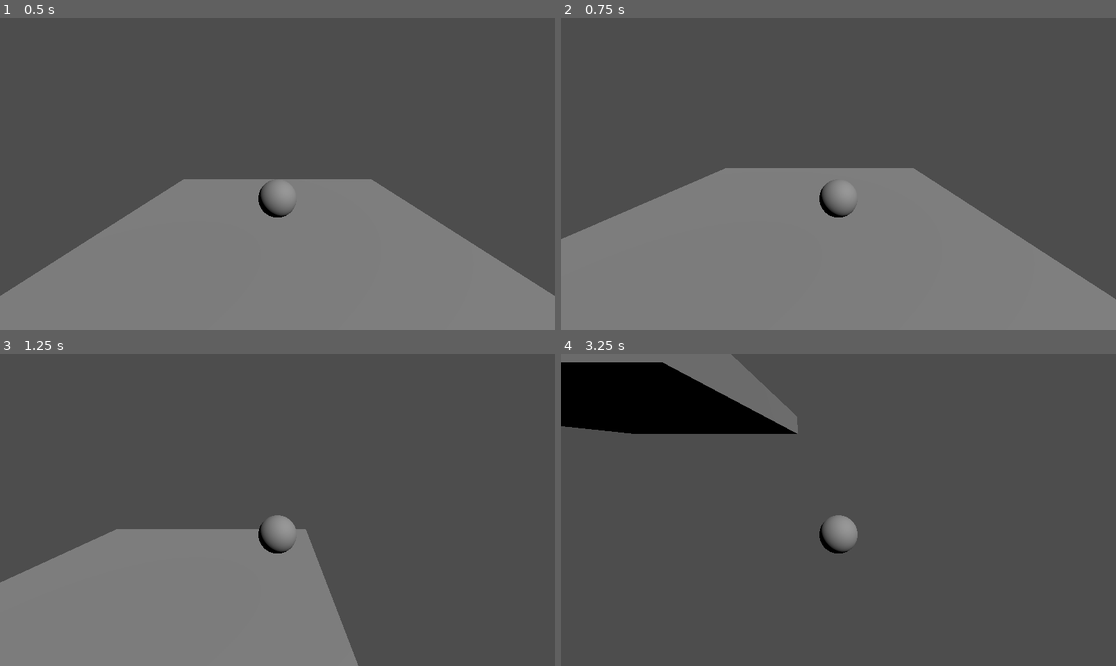
Above: before the commit, frames 1-4 (two rows, left to right).
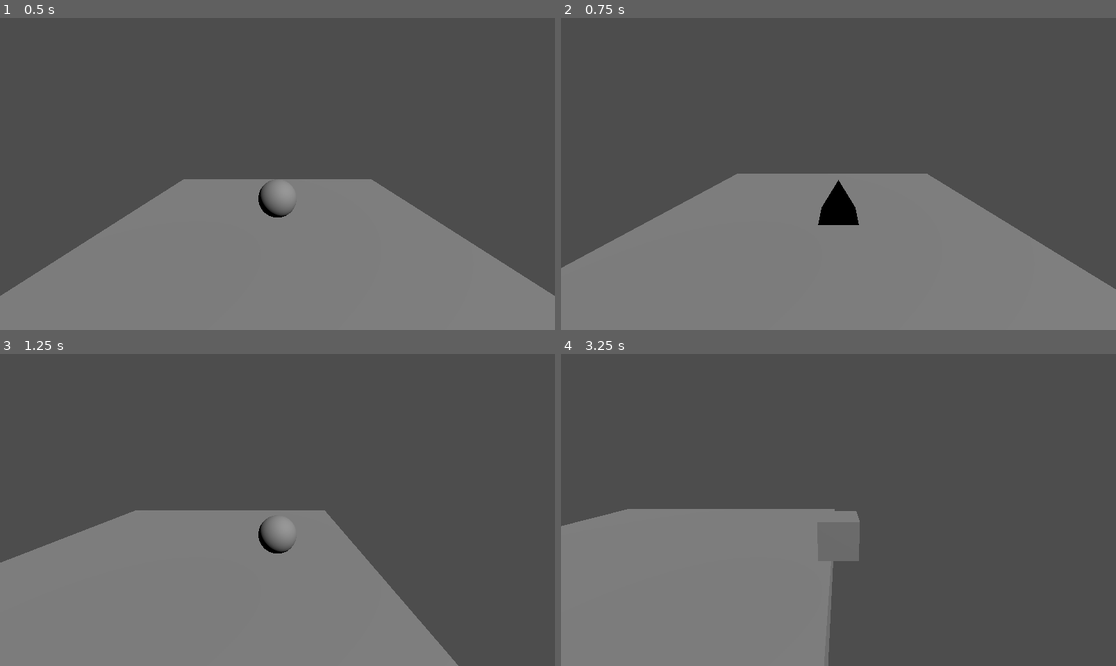
Above: after the commit, the same moments.

Repository: HeOpen/TFG_Geometricks
Game: Godot game, scene res://scenes/01_base.tscn
The game is run twice, just before and just after one commit, with the same random seed, the same clock (stepped at 60 frames per second) and the same inputs.
Inputs:
- Up to frame 1 (0.5 s): no input
- Up to frame 2 (0.75 s): hold D (move_right) from 0.53 s (still down); tap N (forma_anterior, bound only after the commit) at 0.6 s
- Up to frame 3 (1.25 s): keep holding D (move_right); tap Space (jump) at 0.77, 1.07 s; tap M (forma_siguiente, bound only after the commit) at 0.8 s
- Up to frame 4 (3.25 s): release D (move_right) at 1.28 s; hold Down (move_back) 1.28-2.03 s; tap M (forma_siguiente, bound only after the commit) at 1.35, 3.05 s; tap Space (jump) at 1.52, 1.55, 1.82, 2.1, 3.02 s; hold D (move_right) 2.03-2.78 s; tap N (forma_anterior, bound only after the commit) at 2.3 s; hold Up (move_forward) from 2.78 s (still down); tap S (cam_down) at 2.85 s

Frame 1 is identical in both runs. In frame 2, 4.0% of the frame differs, in the area x 0-100%, y 48-91%; in frame 3, 8.5%; in frame 4, 34%, in the area x 0-54%, y 0-100%.

Commit message:
Probando la funcionalidad de cambio de forma
Added: cambio de forma a cuadrado y a piramide con M y N

Updated: limitamos las acciones de cada forma: bola -> moverse; cuadrado -> saltar; piramide -> flotar

Diff:
--- a/project.godot
+++ b/project.godot
@@ -72,6 +72,16 @@
 "events": [Object(InputEventKey,"resource_local_to_scene":false,"resource_name":"","device":-1,"window_id":0,"alt_press …(195 unchanged characters)…
 ]
 }
+forma_siguiente={
+"deadzone": 0.2,
+"events": [Object(InputEventKey,"resource_local_to_scene":false,"resource_name":"","device":-1,"window_id":0,"alt_pressed":false,"shift_pressed":false,"ctrl_pressed":false,"meta_pressed":false,"pressed":false,"keycode":0,"physical_keycode":77,"key_label":0,"unicode":109,"location":0,"echo":false,"script":null)
+]
+}
+forma_anterior={
+"deadzone": 0.2,
+"events": [Object(InputEventKey,"resource_local_to_scene":false,"resource_name":"","device":-1,"window_id":0,"alt_pressed":false,"shift_pressed":false,"ctrl_pressed":false,"meta_pressed":false,"pressed":false,"keycode":0,"physical_keycode":78,"key_label":0,"unicode":110,"location":0,"echo":false,"script":null)
+]
+}
 
 [physics]
 
--- a/scripts/bola.gd
+++ b/scripts/bola.gd
@@ -3,59 +3,155 @@
 const SPEED = 5.0
 const JUMP_VELOCITY = 5.0
 const GRAVITY_STRENGTH = 9.8
+const FLOAT_SPEED = 2.0
 
 @export var cube_half_size: float = 10.0
-# Radio en world-space: SphereShape radio 0.5 * escala padre 0.8
 const SPHERE_RADIUS = 0.4
+
+enum Forma { ESFERA, CUBO, PIRAMIDE }
+var forma_actual: Forma = Forma.ESFERA
 
 @onready var camera = $Camera3D
 @onready var mesh = $MeshInstance3D
+@onready var col_shape = $CollisionShape3D
+
+var mesh_esfera: Mesh
+var mesh_cubo: BoxMesh
+var mesh_piramide: ArrayMesh
+
+var shape_esfera: SphereShape3D
+var shape_cubo: BoxShape3D
+var shape_piramide: ConvexPolygonShape3D
+
+func _ready() -> void:
+	mesh_esfera = mesh.mesh
+	var mat: Material = mesh_esfera.surface_get_material(0)
+
+	mesh_cubo = BoxMesh.new()
+	mesh_cubo.size = Vector3(1.0, 1.0, 1.0)
+	mesh_cubo.material = mat
+
+	mesh_piramide = _crear_mesh_piramide(mat)
+
+	shape_esfera = SphereShape3D.new()
+	shape_esfera.radius = 0.5
+
+	shape_cubo = BoxShape3D.new()
+	shape_cubo.size = Vector3(1.0, 1.0, 1.0)
+
+	shape_piramide = _crear_shape_piramide()
+
+func _crear_mesh_piramide(mat: Material) -> ArrayMesh:
+	var apex = Vector3(0.0,  0.5,  0.0)
+	var bl   = Vector3(-0.5, -0.5,  0.5)
+	var br   = Vector3( 0.5, -0.5,  0.5)
+	var tr   = Vector3( 0.5, -0.5, -0.5)
+	var tl   = Vector3(-0.5, -0.5, -0.5)
+
+	var verts = PackedVector3Array([
+		bl, tr, br,
+		bl, tl, tr,
+		bl, br, apex,
+		br, tr, apex,
+		tr, tl, apex,
+		tl, bl, apex,
+	])
+
+	var normals = PackedVector3Array()
+	normals.resize(verts.size())
+	for i in range(0, verts.size(), 3):
+		var n = (verts[i+1] - verts[i]).cross(verts[i+2] - verts[i]).normalized()
+		normals[i] = n; normals[i+1] = n; normals[i+2] = n
+
+	var arrays = []
+	arrays.resize(Mesh.ARRAY_MAX)
+	arrays[Mesh.ARRAY_VERTEX] = verts
+	arrays[Mesh.ARRAY_NORMAL] = normals
+
+	var arr_mesh = ArrayMesh.new()
+	arr_mesh.add_surface_from_arrays(Mesh.PRIMITIVE_TRIANGLES, arrays)
+	arr_mesh.surface_set_material(0, mat)
+	return arr_mesh
+
+func _crear_shape_piramide() -> ConvexPolygonShape3D:
+	var shape = ConvexPolygonShape3D.new()
+	shape.points = PackedVector3Array([
+		Vector3(-0.5, -0.5,  0.5),
+		Vector3( 0.5, -0.5,  0.5),
+		Vector3( 0.5, -0.5, -0.5),
+		Vector3(-0.5, -0.5, -0.5),
+		Vector3( 0.0,  0.5,  0.0),
+	])
+	return shape
+
+func _aplicar_forma(forma: Forma) -> void:
+	match forma:
+		Forma.ESFERA:
+			mesh.mesh = mesh_esfera
+			col_shape.shape = shape_esfera
+		Forma.CUBO:
+			mesh.mesh = mesh_cubo
+			col_shape.shape = shape_cubo
+			mesh.transform.basis = Basis.IDENTITY
+		Forma.PIRAMIDE:
+			mesh.mesh = mesh_piramide
+			col_shape.shape = shape_piramide
+			mesh.transform.basis = Basis.IDENTITY
 
 func _physics_process(delta: float) -> void:
+	if Input.is_action_just_pressed("forma_siguiente"):
+		forma_actual = (forma_actual + 1) % Forma.size() as Forma
+		_aplicar_forma(forma_actual)
+	elif Input.is_action_just_pressed("forma_anterior"):
+		forma_actual = (forma_actual - 1 + Forma.size()) % Forma.size() as Forma
+		_aplicar_forma(forma_actual)
+
 	var gravity_dir = -(camera.global_transform.basis.y).normalized()
 	var gravity = gravity_dir * GRAVITY_STRENGTH
+	var up = -gravity_dir
 
-	if not is_on_floor():
+	if forma_actual != Forma.PIRAMIDE and not is_on_floor():
 		velocity += gravity * delta
 
-	var up = -gravity_dir
-
-	if Input.is_action_just_pressed("jump") and is_on_floor():
-		velocity += up * JUMP_VELOCITY
-
-	var input_dir = Input.get_vector("move_left", "move_right", "move_forward", "move_back")
-
-	var cam_basis = camera.global_transform.basis
-	var forward = -cam_basis.z
-	var right = cam_basis.x
-
-	forward = (forward - up * forward.dot(up)).normalized()
-	right = (right - up * right.dot(up)).normalized()
-
-	var direction = (forward * -input_dir.y + right * input_dir.x).normalized()
-
-	# Separar el componente de gravedad para que el movimiento no lo machaque
 	var gravity_vel = velocity.dot(gravity_dir) * gravity_dir
 
-	if direction:
-		velocity = direction * SPEED + gravity_vel
-	else:
-		var move_vel = velocity - gravity_vel
-		move_vel = move_vel.move_toward(Vector3.ZERO, SPEED)
-		velocity = move_vel + gravity_vel
+	match forma_actual:
+		Forma.ESFERA:
+			# Puede moverse, no puede saltar
+			var input_dir = Input.get_vector("move_left", "move_right", "move_forward", "move_back")
+			var cam_basis = camera.global_transform.basis
+			var forward = (-cam_basis.z - up * (-cam_basis.z).dot(up)).normalized()
+			var right = (cam_basis.x - up * cam_basis.x.dot(up)).normalized()
+			var direction = (forward * -input_dir.y + right * input_dir.x).normalized()
+			if direction:
+				velocity = direction * SPEED + gravity_vel
+			else:
+				var move_vel = (velocity - gravity_vel).move_toward(Vector3.ZERO, SPEED)
+				velocity = move_vel + gravity_vel
+
+		Forma.CUBO:
+			# No puede moverse, puede saltar
+			var move_vel = (velocity - gravity_vel).move_toward(Vector3.ZERO, SPEED)
+			velocity = move_vel + gravity_vel
+			if Input.is_action_just_pressed("jump") and is_on_floor():
+				velocity += up * JUMP_VELOCITY
+
+		Forma.PIRAMIDE:
+			# No puede moverse, sube linealmente (gravedad cancelada)
+			var move_vel = (velocity - gravity_vel).move_toward(Vector3.ZERO, SPEED)
+			velocity = move_vel + up * FLOAT_SPEED
 
 	up_direction = up
 	move_and_slide()
 
-	# Animación de rodadura: rotar la mesh según la velocidad horizontal
-	var horizontal_vel = velocity - velocity.dot(gravity_dir) * gravity_dir
-	if horizontal_vel.length() > 0.01:
-		var roll_axis_world = up.cross(horizontal_vel).normalized()
-		var roll_angle = horizontal_vel.length() * delta / SPHERE_RADIUS
-		var roll_basis = Basis(roll_axis_world, roll_angle)
-		mesh.transform.basis = (roll_basis * mesh.transform.basis).orthonormalized()
+	if forma_actual == Forma.ESFERA:
+		var horizontal_vel = velocity - velocity.dot(gravity_dir) * gravity_dir
+		if horizontal_vel.length() > 0.01:
+			var roll_axis_world = up.cross(horizontal_vel).normalized()
+			var roll_angle = horizontal_vel.length() * delta / SPHERE_RADIUS
+			var roll_basis = Basis(roll_axis_world, roll_angle)
+			mesh.transform.basis = (roll_basis * mesh.transform.basis).orthonormalized()
 
-	# Mantener al player dentro del cubo
 	var pos = global_position
 	global_position = Vector3(
 		clamp(pos.x, -cube_half_size, cube_half_size),
